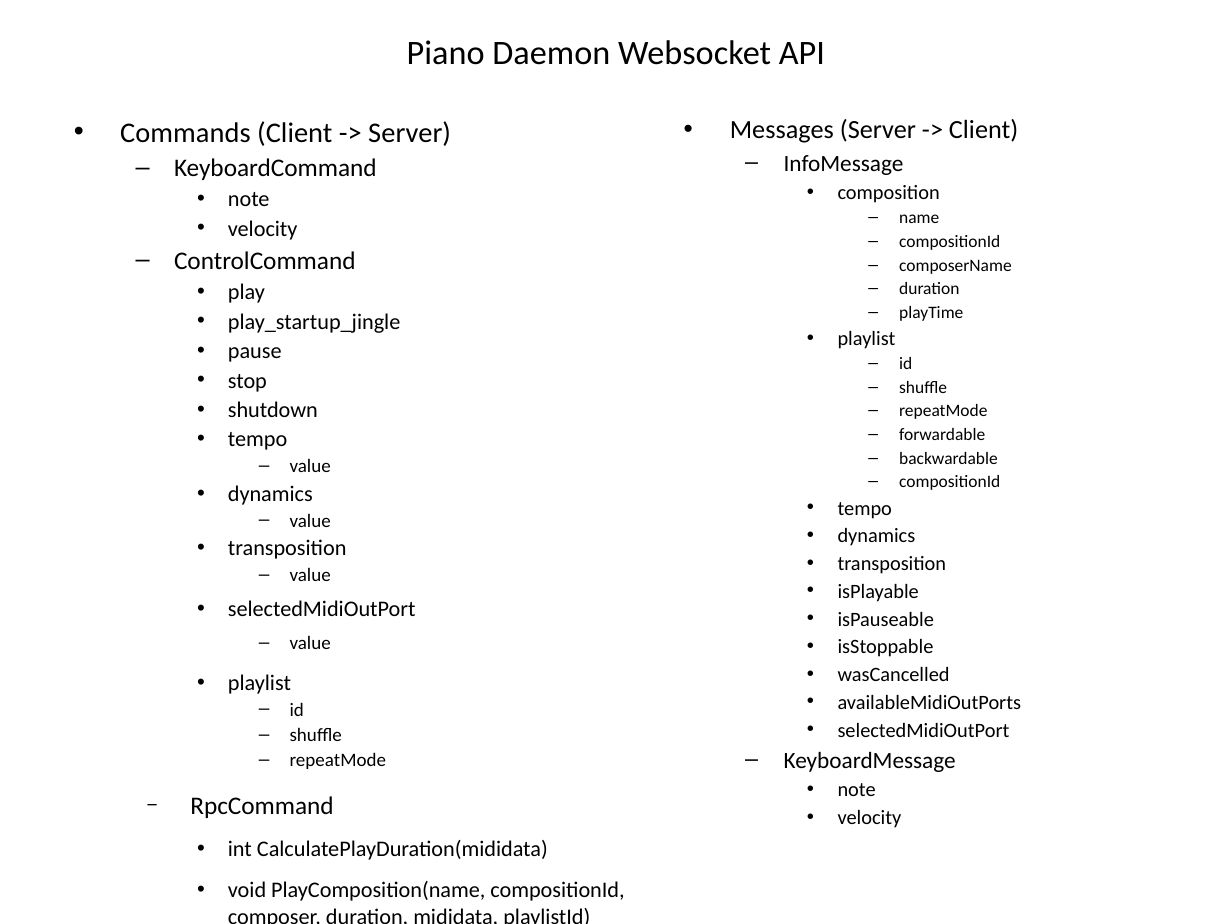
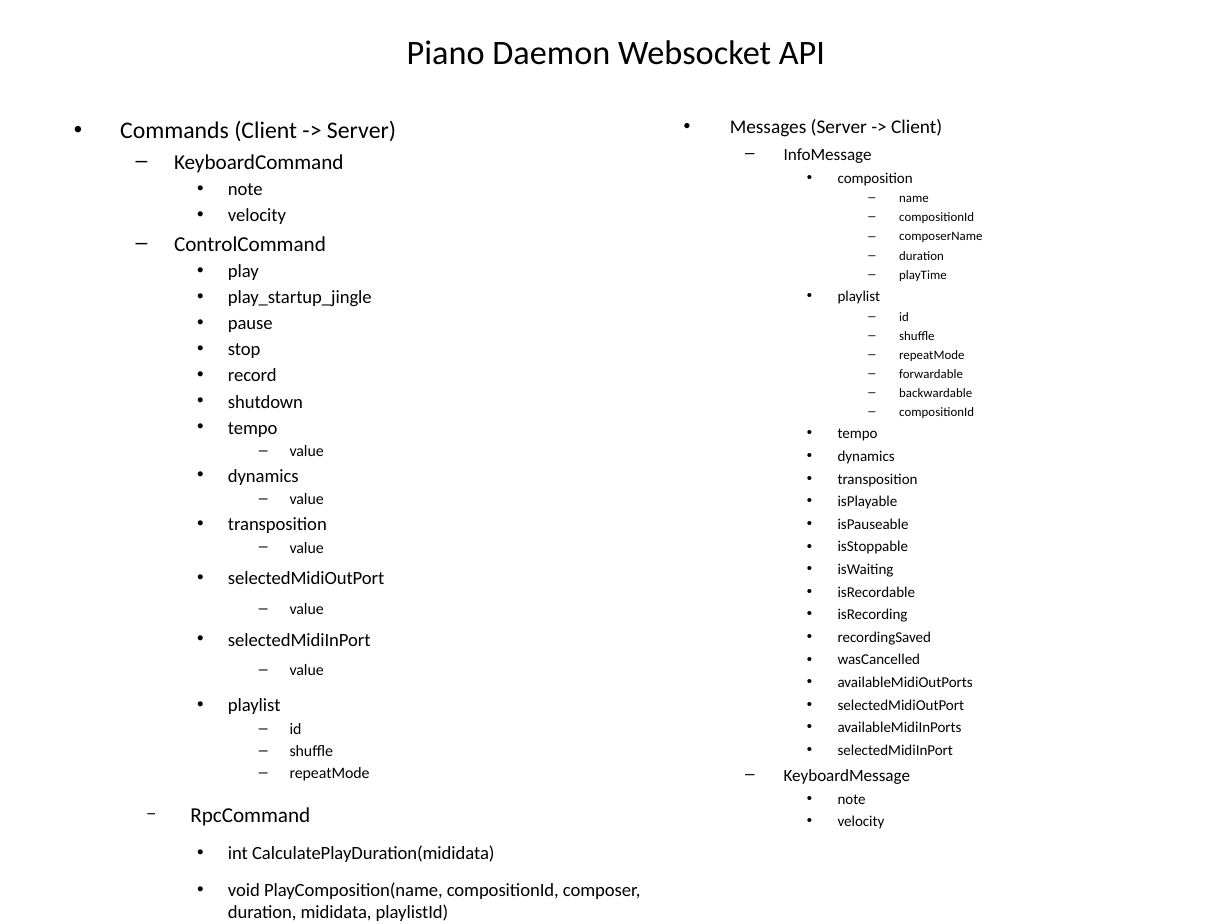
Before and after one commit to NHuffschmid/depinus, a slide deck: slide 2 of architecture.odp. Drawn at 1232x924 pixels with LibreOffice and Linux fonts; fonts in the diff are those of the drawing. Boxes give left, top, right and bottom in pixels: in the first picture for what was removed or moved away, otherwise in the second. Text is boxed around its words. In the diff, an @@ line names an element or a change of style, - is before the commit and + after.

```diff
--- a/architecture.odp
+++ b/architecture.odp
@@ text at [730, 119, 974, 829]: size 15.3 to 11.2 pt in "Messages (Server -> Client)"; size 13.6 to 10 pt in "InfoMessage", "KeyboardMessage"; size 11.9 to 8.8 pt in "composition", "playlist", "tempo", "dynamics" and 9 more places; size 10.2 to 7.5 pt in "name", "compositionId", "composerName", "duration" and 7 more places @@
@@ text at [120, 121, 641, 921]: size 16.6 to 13.9 pt in "Commands (Client -> Server)"; size 14.8 to 12.4 pt in "KeyboardCommand", "ControlCommand", "RpcCommand"; size 12.9 to 10.8 pt in "note", "velocity", "play", "play_startup_jingle" and 10 more places; size 11.1 to 9.3 pt in "value", "value", "value", "value" and 3 more places @@
@@ text at [228, 368, 277, 381]: paragraph added @@
+    • record
@@ text at [838, 563, 932, 645]: paragraphs added @@
+    • isWaiting
+    • isRecordable
+    • isRecording
+    • recordingSaved
@@ text at [228, 633, 371, 675]: paragraphs added @@
+    • selectedMidiInPort
+      – value
@@ text at [838, 721, 962, 755]: paragraphs added @@
+    • availableMidiInPorts
+    • selectedMidiInPort
```
Also in this commit, not shown: 28 other files.
